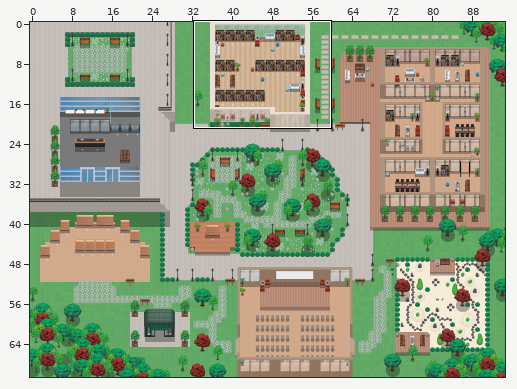
Tiled map (JSON) -- v2-wa-st-gobain.tmj. The picture above shows the old version from afar; the outline marks the close-up.
Close-up. Before the commit:
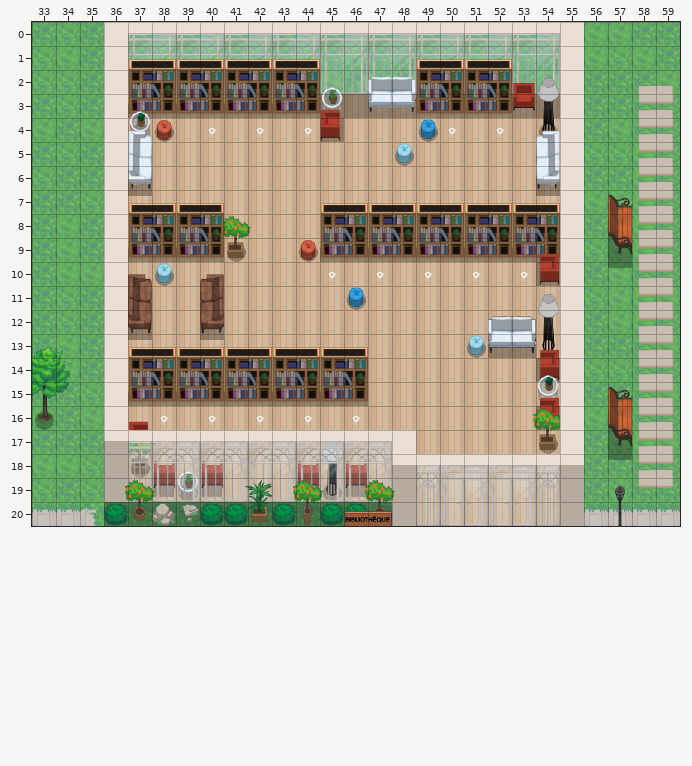
Cells are 32x32 px. Shown: x 33..59, y 0..20. The commit also changed other parts of the map, which this record leaves out.
Once edited:
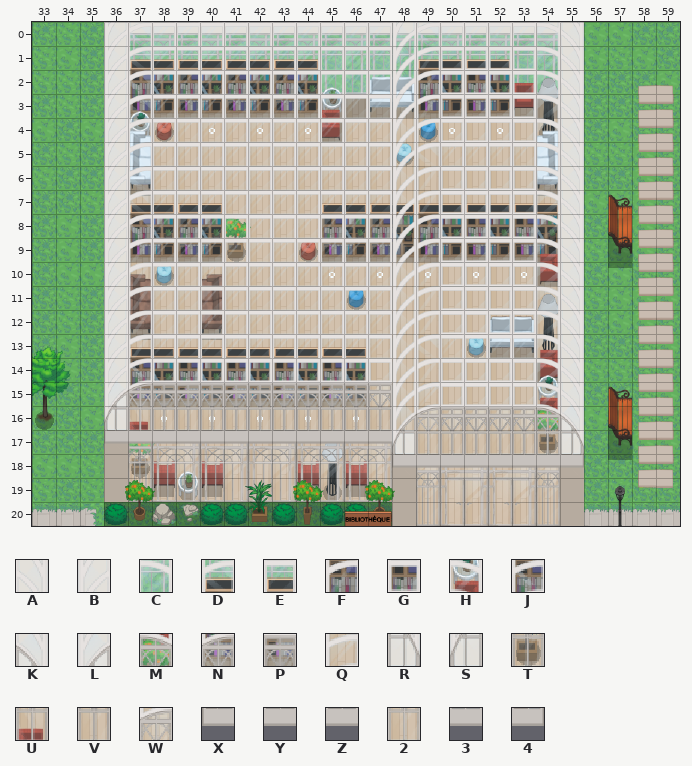
Key: from "Chunk 4": A 239, B 239 flipped left-right, C 240, D 240 flipped left-right, E 241, F 247, G 248; from "Chunk 5": H 7, J 7 flipped left-right, K 8, L 8 flipped left-right, M 9, N 9 flipped left-right, P 10, Q 11, R 12, S 12 flipped left-right, T 13, U 13 flipped left-right, V 14, W 15, X 16, Y 17, Z 18, 2 19, 3 20, 4 21.
_ is an empty cell, . an unchanged one.
Tiles of an added or newly shown layer are drawn over the layers below it.
See-through tiles are keyed as they look on the map.
Change:
--- layer "Roof/Roof1" (now shown)
@@ x 36..55 @@
- 0 ____________________
- 1 ____________________
- 2 ____________________
- 3 ____________________
- 4 ____________________
- 5 ____________________
- 6 ____________________
- 7 ____________________
- 8 ____________________
- 9 ____________________
-10 ____________________
-11 ____________________
-12 ____________________
-13 ____________________
-14 ____________________
-15 ____________________
-16 ____________________
-17 ____________________
-18 ............________
+ 0 BDEEEEEEEEEEBDEEEECA
+ 1 BDEEEEEEEEEEBFGGGGCA
+ 2 BDEEEEEEEEEEBFGGGGCA
+ 3 BDEEEEEEEEEEBFGGGGCA
+ 4 BDEEEEEEEEEEBFGGGGCA
+ 5 BDEEEEEEEEEEBDEEEECA
+ 6 BDEEEEEEEEEEBFGGGGCA
+ 7 BDEEEEEEEEEEBFGGGGCA
+ 8 BDEEEEEEEEEEBFGGGGCA
+ 9 BFEEEEEEEEEEBFGGGGCA
+10 BFEEEEEEEEEEBFGGGGCA
+11 BFEEEEEEEEEEBFGGGGCA
+12 BFEEEEEEEEEEBFGGGGCA
+13 BFEEEEEEEEEEBDEEEECA
+14 BJGGGGGGGGGGBFGGGGCA
+15 LNPPPPPPPPPPBQGGGGHA
+16 SUVVVVVVVVVVLWPPPPMK
+17 XYZZZZZZZZZZS2VVVVTR
+18 ............XYZZZZ34
Pixel boxes of the changes (left, top, right, bottom) in both close-ups:
added: (104, 22, 584, 468)
